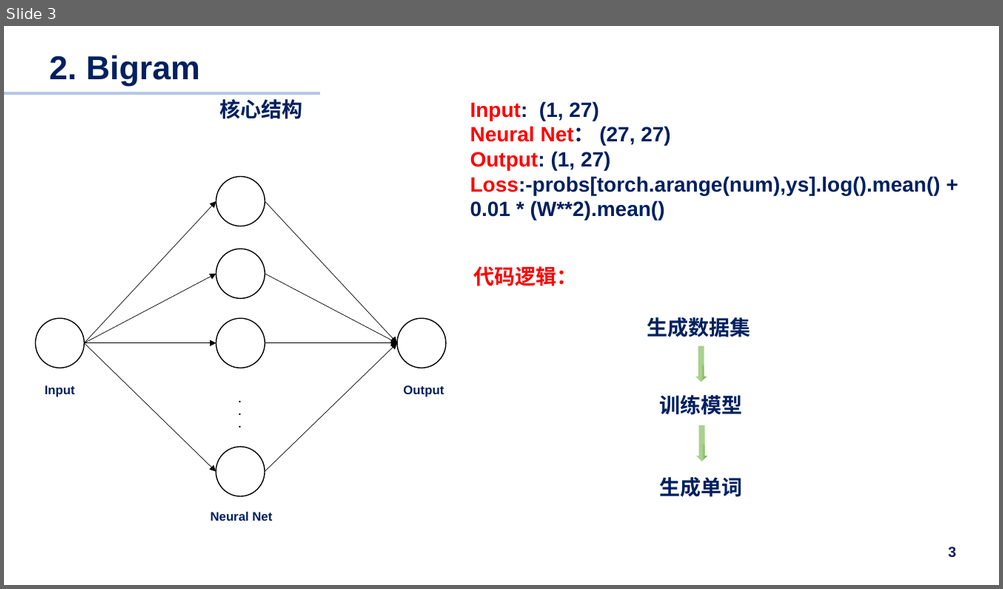
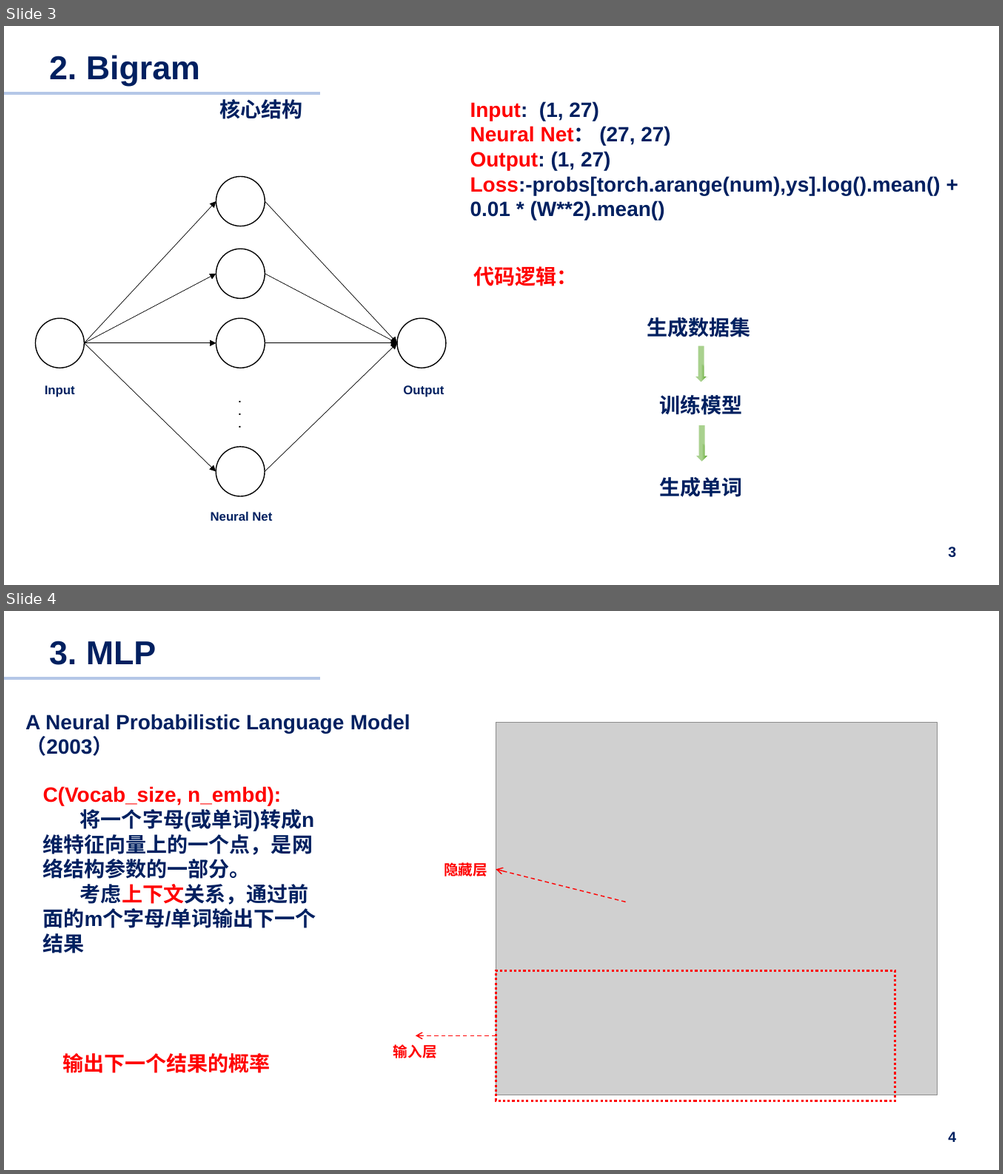
Before and after one commit to pilipala5/Neural-Network-from-zero-to-hero, a slide deck: Summary.pptx. Shown one above the other, each under a label of ours: slide 3 before the commit, slides 3 and 4 after it. The pictures are 1003x589 and 1003x1174 pixels, drawn with LibreOffice and Linux fonts; fonts in the diff are those of the drawing; grey boxes stand for pictures. Boxes give left, top, right and bottom in pixels: in the first picture for what was removed or moved away, otherwise in the second. Text is boxed around its words. In the diff, an @@ line names an element or a change of style, - is before the commit and + after.

```diff
--- a/Summary.pptx
+++ b/Summary.pptx
@@ slide 4 added at [4,611,999,1170], background #FFFFFF @@
@@ text added at [42,641,254,665], 32 pt, text #FFFFFF, bold @@
+  1.1染研究意义
@@ title added at [49,641,156,665], 32 pt, text #002060, bold @@
+3. MLP
@@ line added from (4, 678) to (320, 678), #B4C7E7 2.5 pt @@
@@ text added at [25,714,410,756], 20 pt, text #002060, bold @@
+A Neural Probabilistic Language Model（2003）
@@ picture added at [495,722,937,1095] @@
@@ text added at [43,786,316,954], 20 pt, text #002060, bold @@
+C(Vocab_size, n_embd):
+将一个字母(或单词)转成n维特征向量上的一个点，是网络结构参数的一部分。
+考虑上下文关系，通过前面的m个字母/单词输出下一个结果
@@ text added at [444,860,487,879], 14 pt, text #FF0000, bold @@
+隐藏层
@@ arrow added from (626, 902) to (495, 869), #FF0000 1 pt dashed @@
@@ rectangle added at [495,971,895,1102], outline #FF0000 2.25 pt dashed @@
@@ text added at [63,1054,270,1073], 20 pt, text #FF0000, bold @@
+输出下一个结果的概率
@@ text added at [393,1045,437,1059], 14 pt, text #FF0000, bold @@
+输入层
@@ arrow added from (495, 1037) to (416, 1037), #FF0000 1 pt dashed @@
@@ page number added at [948,1132,956,1142], 14 pt, text #002060, bold @@
+4
```
Also in this commit, not shown: 2 slides changed, 2 other slides added, 3 other files.
